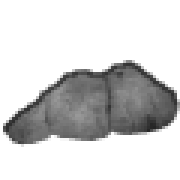
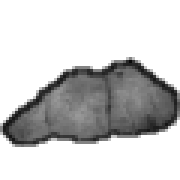
Revision of a layered 180 × 180 image; what changed, layer by layer:
painted on "line" over 0, 57, 180, 147
